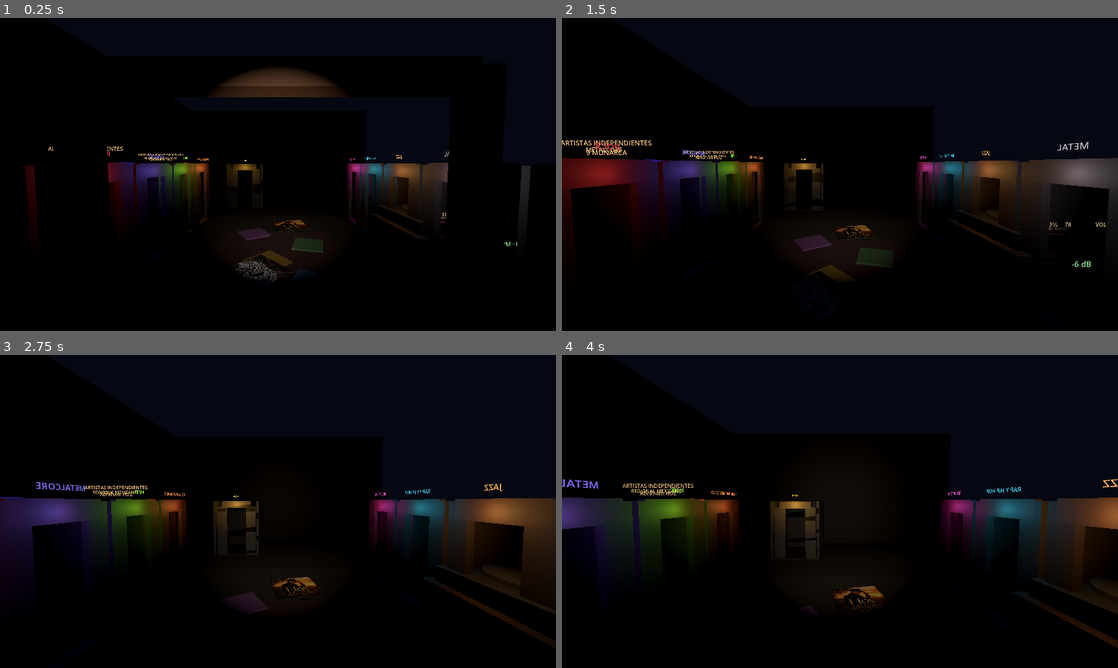
Above: before the commit, frames 1-4 (two rows, left to right).
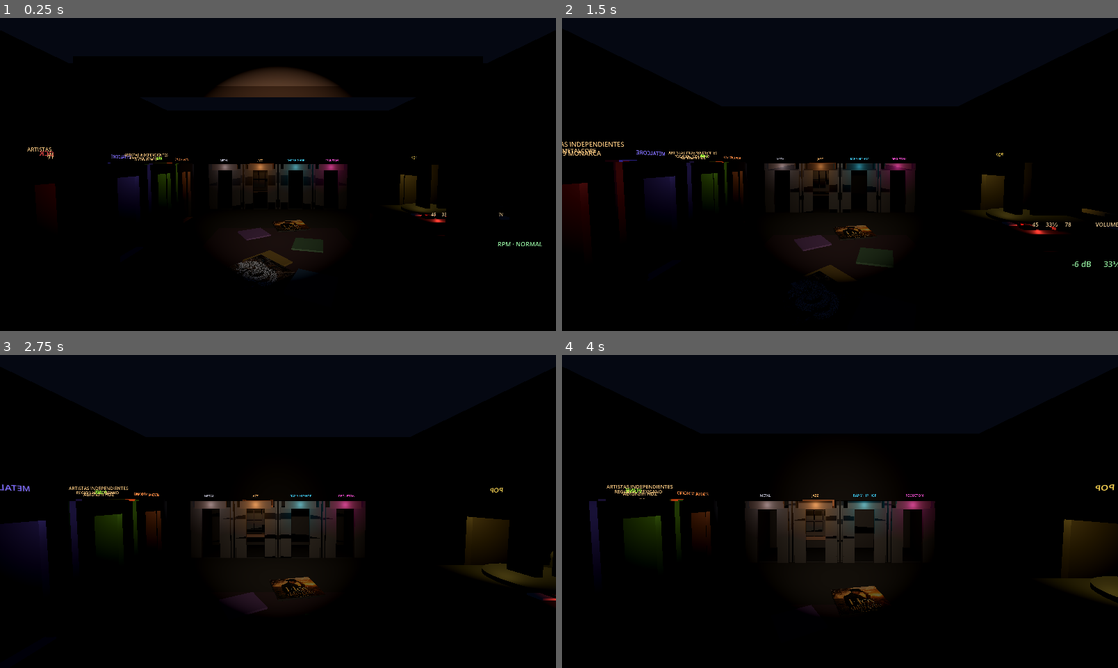
Above: after the commit, the same moments.

Repository: Markinhoo/Vinyl-cafe
Game: Godot game, scene res://main.tscn
Same seed, same stepped clock (60 frames per second), same inputs: the game is played once before the commit and once after it. Sound files missing from this copy of the repository are replaced by a short silence.
Inputs (mouse positions are in pixels of both pictures, inside the frame that each line leads up to):
- Up to frame 1 (0.25 s): no input
- Up to frame 2 (1.5 s): tap Enter at 0.5 s; move the mouse to (867, 174) at 0.52 s; hold W from 0.53 s (still down); tap E at 0.6 s; click (867, 174) at 0.67 s; move the mouse to (812, 174) at 1.27 s; tap F at 1.35 s
- Up to frame 3 (2.75 s): keep holding W; move the mouse to (289, 505) at 2.02 s; tap Q at 2.1 s
- Up to frame 4 (4 s): keep holding W; move the mouse to (834, 517) at 2.77 s; tap R at 2.85 s; click (834, 517) at 2.92 s; move the mouse to (878, 514) at 3.52 s; tap E at 3.6 s

The runs differ from the first frame. In frame 1, 5.4% of the frame differs, in the area x 4-98%, y 41-73%; in frame 2, 11%; in frame 3, 11%, in the area x 0-100%, y 40-90%; in frame 4, 11%.

Commit message:
Rework genre rooms around main hall

Diff:
--- a/scripts/main.gd
+++ b/scripts/main.gd
@@ -46,7 +46,7 @@
 var artist_genres: Array[String] = ["Regional mexicano", "Metalcore"]
 var artist_audio_paths: Array[String] = ["res://assets/audio/hoy_es_diferente.mp3", "res://assets/audio/promesa_perdida.mp3"]
 var artist_cover_paths: Array[String] = ["res://assets/covers/hoy_es_diferente.png", "res://assets/covers/promesa_perdida.jpeg"]
-var artist_shelf_positions: Array[Vector3] = [Vector3(-4.55, 1.55, -1.75), Vector3(-4.55, 1.55, 1.35)]
+var artist_shelf_positions: Array[Vector3] = [Vector3(-5.35, 1.55, -2.10), Vector3(-5.35, 1.55, 1.10)]
 var artist_floor_positions: Array[Vector3] = [Vector3(0.45, 0.08, -1.20), Vector3(-0.45, 0.08, 2.05)]
 var amp_volume_db := -6.0
 var rpm_mode := 1
@@ -143,13 +143,14 @@
 	player_camera.add_child(flashlight)
 	add_child(player)
 
-	make_box("Floor", Vector3(12, 0.2, 13), Vector3(0, -0.1, -1.5), Color("241b18"))
-	make_box("BackWall", Vector3(12, 6, 0.2), Vector3(0, 3, -8.0), Color("31231f"))
-	make_box("LeftWall", Vector3(0.2, 6, 13), Vector3(-5.9, 3, -1.5), Color("291e1b"))
-	make_collision_box(Vector3(12, 0.2, 13), Vector3(0, -0.1, -1.5))
-	make_collision_box(Vector3(12, 6, 0.2), Vector3(0, 3, -8.0))
-	make_collision_box(Vector3(0.2, 6, 13), Vector3(-5.9, 3, -1.5))
-	make_collision_box(Vector3(0.2, 6, 13), Vector3(5.9, 3, -1.5))
+	make_box("Floor", Vector3(16, 0.2, 13), Vector3(0, -0.1, -1.5), Color("241b18"))
+	make_box("BackWall", Vector3(16, 6, 0.2), Vector3(0, 3, -8.0), Color("31231f"))
+	make_box("LeftWall", Vector3(0.2, 6, 13), Vector3(-7.65, 3, -1.5), Color("291e1b"))
+	make_box("RightWall", Vector3(0.2, 6, 13), Vector3(7.65, 3, -1.5), Color("291e1b"))
+	make_collision_box(Vector3(16, 0.2, 13), Vector3(0, -0.1, -1.5))
+	make_collision_box(Vector3(16, 6, 0.2), Vector3(0, 3, -8.0))
+	make_collision_box(Vector3(0.2, 6, 13), Vector3(-7.65, 3, -1.5))
+	make_collision_box(Vector3(0.2, 6, 13), Vector3(7.65, 3, -1.5))
 	make_collision_box(Vector3(4.2, 6, 0.2), Vector3(-3.9, 3, 5.0))
 	make_collision_box(Vector3(4.2, 6, 0.2), Vector3(3.9, 3, 5.0))
 	make_collision_box(Vector3(12, 1.0, 0.2), Vector3(0, 4.35, 5.0))
@@ -201,30 +202,30 @@
 	create_night_sky()
 
 	# Sala principal con cuartos verdaderos alrededor y letreros neón.
-	make_box("MainRoomFloor", Vector3(7.1, 0.03, 6.4), Vector3(0, 0.04, 0.35), Color("2a2420"))
-	make_box("MainRoomRug", Vector3(3.4, 0.025, 2.5), Vector3(0, 0.075, 0.65), Color("3a252b"))
+	make_box("MainRoomFloor", Vector3(7.4, 0.03, 8.9), Vector3(0, 0.04, 0.35), Color("2a2420"))
+	make_box("MainRoomRug", Vector3(4.2, 0.025, 3.1), Vector3(0, 0.075, 0.55), Color("3a252b"))
 	create_side_genre_room("ROCK", -1, 2.70, Color("d43c3c"))
-	create_side_genre_room("METAL", 1, 2.70, Color("b7b7c8"))
-	create_side_genre_room("METALCORE", -1, 1.15, Color("7e6bff"))
-	create_side_genre_room("JAZZ", 1, 1.15, Color("ffb866"))
-	create_side_genre_room("PUNK", -1, -0.40, Color("9dff38"))
-	create_side_genre_room("RAP Y HIP HOP", 1, -0.40, Color("42d7ff"))
-	create_side_genre_room("REGIONAL MEXICANO", -1, -1.95, Color("ff8c42"))
-	create_side_genre_room("REGUETON", 1, -1.95, Color("ff4edb"))
-	create_back_genre_room("POP", -1.8, Color("ffd84f"))
+	create_side_genre_room("METALCORE", -1, 1.10, Color("7e6bff"))
+	create_side_genre_room("PUNK", -1, -0.50, Color("9dff38"))
+	create_side_genre_room("REGIONAL MEXICANO", -1, -2.10, Color("ff8c42"))
+	create_top_genre_room("METAL", -2.70, Color("b7b7c8"))
+	create_top_genre_room("JAZZ", -0.90, Color("ffb866"))
+	create_top_genre_room("RAP Y HIP HOP", 0.90, Color("42d7ff"))
+	create_top_genre_room("REGUETON", 2.70, Color("ff4edb"))
+	create_side_genre_room("POP", 1, 0.35, Color("ffd84f"))
 
 	# Estante de jazz dentro de su cuarto.
-	make_box("ShelfBack", Vector3(1.15, 1.65, 0.20), Vector3(4.55, 1.55, 1.35), Color("3b2418"))
-	make_box("ShelfTop", Vector3(1.20, 0.14, 0.45), Vector3(4.55, 2.32, 1.53), Color("6b3f25"))
-	make_box("ShelfBottom", Vector3(1.20, 0.14, 0.45), Vector3(4.55, 0.78, 1.53), Color("6b3f25"))
+	make_box("ShelfBack", Vector3(1.15, 1.65, 0.20), Vector3(-0.90, 1.55, -5.55), Color("3b2418"))
+	make_box("ShelfTop", Vector3(1.20, 0.14, 0.45), Vector3(-0.90, 2.32, -5.37), Color("6b3f25"))
+	make_box("ShelfBottom", Vector3(1.20, 0.14, 0.45), Vector3(-0.90, 0.78, -5.37), Color("6b3f25"))
 	var jazz_side_offsets: Array[float] = [-0.62, 0.62]
 	for x_offset in jazz_side_offsets:
-		make_box("ShelfSide", Vector3(0.10, 1.7, 0.45), Vector3(4.55 + x_offset, 1.55, 1.53), Color("6b3f25"))
+		make_box("ShelfSide", Vector3(0.10, 1.7, 0.45), Vector3(-0.90 + x_offset, 1.55, -5.37), Color("6b3f25"))
 
 	for i in VINYL_COUNT:
 		var row: int = int(i / 3)
 		var col: int = i % 3
-		var slot_pos: Vector3 = Vector3(4.18 + col * 0.37, 1.75 - row * 0.48, 1.61)
+		var slot_pos: Vector3 = Vector3(-1.27 + col * 0.37, 1.75 - row * 0.48, -5.29)
 		var slot := make_interactive_box("JazzSlot%d" % i, Vector3(0.32, 0.42, 0.12), slot_pos, Color("211917"), "slot", i)
 		slot_nodes.append(slot)
 
@@ -994,11 +995,11 @@
 
 func create_side_genre_room(genre: String, side: int, z_pos: float, neon_color: Color) -> void:
 	var side_f: float = float(side)
-	var door_x: float = side_f * 3.05
-	var room_center: Vector3 = Vector3(side_f * 4.65, 0.02, z_pos)
+	var door_x: float = side_f * 3.78
+	var room_center: Vector3 = Vector3(side_f * 5.35, 0.02, z_pos)
 	make_box("RoomFloor%s" % genre, Vector3(2.55, 0.025, 1.35), room_center, Color("1c1718"))
 	var back_wall_size := Vector3(0.12, 2.35, 1.45)
-	var back_wall_pos := Vector3(side_f * 5.72, 1.18, z_pos)
+	var back_wall_pos := Vector3(side_f * 6.70, 1.18, z_pos)
 	make_box("RoomBackWall%s" % genre, back_wall_size, back_wall_pos, Color("302421"))
 	make_collision_box(back_wall_size, back_wall_pos)
 	var front_wall_size := Vector3(0.12, 2.35, 0.36)
@@ -1022,7 +1023,7 @@
 	make_box("DoorThreshold%s" % genre, Vector3(0.18, 0.035, 0.78), Vector3(door_x, 0.09, z_pos), neon_color.darkened(0.35))
 	var sign := Label3D.new()
 	sign.text = genre
-	sign.position = Vector3(door_x - side_f * 0.08, 2.55, z_pos)
+	sign.position = Vector3(door_x + side_f * 0.10, 2.55, z_pos)
 	sign.rotation.y = -PI * 0.5 if side < 0 else PI * 0.5
 	sign.font_size = 22
 	sign.modulate = neon_color
@@ -1030,47 +1031,47 @@
 	sign.outline_size = 7
 	add_child(sign)
 	var glow := OmniLight3D.new()
-	glow.position = Vector3(door_x - side_f * 0.25, 2.2, z_pos)
+	glow.position = Vector3(door_x + side_f * 0.35, 2.2, z_pos)
 	glow.light_color = neon_color
 	glow.light_energy = 0.85
 	glow.omni_range = 1.75
 	add_child(glow)
 
-func create_back_genre_room(genre: String, x_pos: float, neon_color: Color) -> void:
-	var z_pos: float = -5.85
-	make_box("RoomFloor%s" % genre, Vector3(1.75, 0.025, 2.25), Vector3(x_pos, 0.02, z_pos), Color("1c1718"))
-	var back_wall_size := Vector3(1.9, 2.35, 0.12)
-	var back_wall_pos := Vector3(x_pos, 1.18, -6.95)
+func create_top_genre_room(genre: String, x_pos: float, neon_color: Color) -> void:
+	var z_pos: float = -5.55
+	make_box("RoomFloor%s" % genre, Vector3(1.65, 0.025, 2.45), Vector3(x_pos, 0.02, z_pos), Color("1c1718"))
+	var back_wall_size := Vector3(1.65, 2.35, 0.12)
+	var back_wall_pos := Vector3(x_pos, 1.18, -6.72)
 	make_box("RoomBackWall%s" % genre, back_wall_size, back_wall_pos, Color("302421"))
 	make_collision_box(back_wall_size, back_wall_pos)
-	var side_wall_size := Vector3(0.10, 2.35, 2.25)
-	var side_wall_a_pos := Vector3(x_pos - 0.92, 1.18, z_pos)
-	var side_wall_b_pos := Vector3(x_pos + 0.92, 1.18, z_pos)
+	var side_wall_size := Vector3(0.10, 2.35, 2.45)
+	var side_wall_a_pos := Vector3(x_pos - 0.82, 1.18, z_pos)
+	var side_wall_b_pos := Vector3(x_pos + 0.82, 1.18, z_pos)
 	make_box("RoomSideWallA%s" % genre, side_wall_size, side_wall_a_pos, Color("261e1c"))
 	make_collision_box(side_wall_size, side_wall_a_pos)
 	make_box("RoomSideWallB%s" % genre, side_wall_size, side_wall_b_pos, Color("261e1c"))
 	make_collision_box(side_wall_size, side_wall_b_pos)
 	var door_frame_size := Vector3(0.42, 2.1, 0.12)
-	var door_frame_a_pos := Vector3(x_pos - 0.62, 1.05, -4.85)
-	var door_frame_b_pos := Vector3(x_pos + 0.62, 1.05, -4.85)
+	var door_frame_a_pos := Vector3(x_pos - 0.58, 1.05, -4.18)
+	var door_frame_b_pos := Vector3(x_pos + 0.58, 1.05, -4.18)
 	make_box("BackDoorFrameA%s" % genre, door_frame_size, door_frame_a_pos, Color("2a211f"))
 	make_collision_box(door_frame_size, door_frame_a_pos)
 	make_box("BackDoorFrameB%s" % genre, door_frame_size, door_frame_b_pos, Color("2a211f"))
 	make_collision_box(door_frame_size, door_frame_b_pos)
 	var lintel_size := Vector3(1.25, 0.32, 0.12)
-	var lintel_pos := Vector3(x_pos, 2.2, -4.85)
+	var lintel_pos := Vector3(x_pos, 2.2, -4.18)
 	make_box("BackDoorLintel%s" % genre, lintel_size, lintel_pos, Color("3a2a25"))
 	make_collision_box(lintel_size, lintel_pos)
 	var sign := Label3D.new()
 	sign.text = genre
-	sign.position = Vector3(x_pos, 2.55, -4.78)
+	sign.position = Vector3(x_pos, 2.55, -4.05)
 	sign.font_size = 24
 	sign.modulate = neon_color
 	sign.outline_modulate = Color("101010")
 	sign.outline_size = 7
 	add_child(sign)
 	var glow := OmniLight3D.new()
-	glow.position = Vector3(x_pos, 2.2, -4.55)
+	glow.position = Vector3(x_pos, 2.2, -3.95)
 	glow.light_color = neon_color
 	glow.light_energy = 0.85
 	glow.omni_range = 1.75
Not shown, changed: README.md
